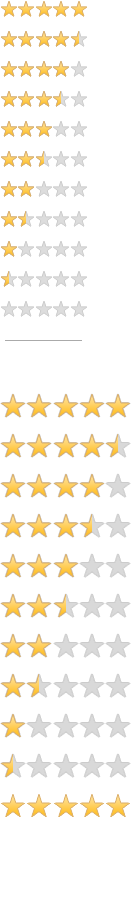
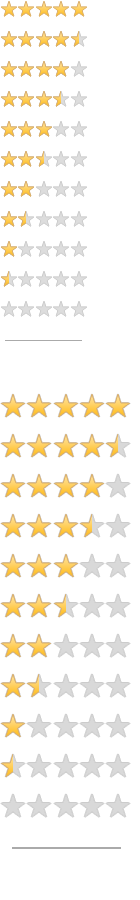
Layered file, before and after one edit (140 × 900). Changes by layer:
painted on "レイヤー 4" over [12, 847, 121, 849]
hid "★★★★★ のコピー 20" over [1, 794, 130, 817]
added layer "S のコピー 2" in group "L" over [1, 794, 130, 817]
